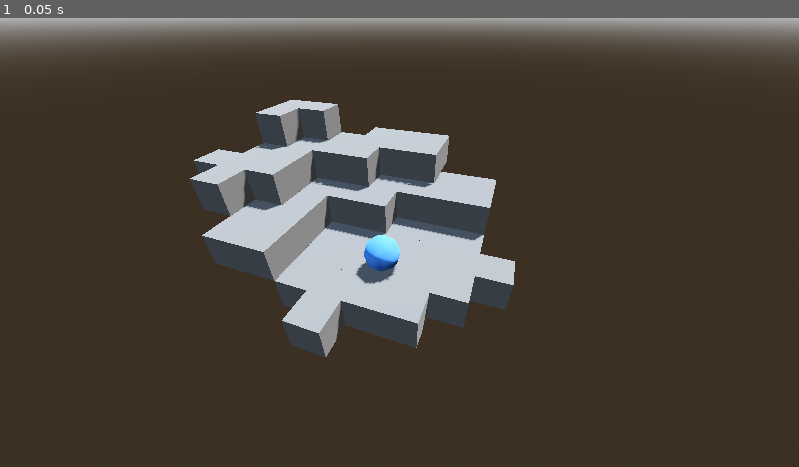
Above: before the commit, frame 1.
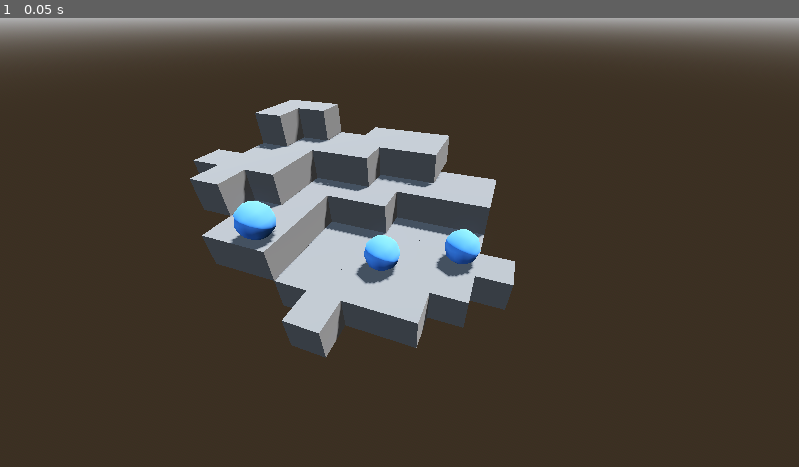
Above: after the commit, the same moment.

Repository: kmichalikk/last-camp-game
Game: Godot game, scene res://world.tscn
Two runs of this game, one before a commit and one after it. Both use one fixed random seed, a clock stepped at 60 frames per second and the inputs below.
Inputs:
- Up to frame 1 (0.05 s): no input

The runs differ from the first frame. In frame 1, 0.9% of the frame differs, in the area x 28-61%, y 40-58%.

Commit message:
add 2 players

Diff:
--- a/player.tscn
+++ b/player.tscn
@@ -1,4 +1,6 @@
 [gd_scene format=3 uid="uid://ddawamlyv4wii"]
+
+[ext_resource type="Script" uid="uid://creobtyyr8eyd" path="res://player.gd" id="1_4flbx"]
 
 [sub_resource type="SphereShape3D" id="SphereShape3D_onrkg"]
 
@@ -6,6 +8,7 @@
 albedo_color = Color(0.28611368, 0.55876154, 1, 1)
 
 [node name="Player" type="AnimatableBody3D" unique_id=1513608525]
+script = ExtResource("1_4flbx")
 
 [node name="CollisionShape3D" type="CollisionShape3D" parent="." unique_id=746465049]
 shape = SubResource("SphereShape3D_onrkg")
--- a/world.tscn
+++ b/world.tscn
@@ -1,7 +1,6 @@
 [gd_scene format=3 uid="uid://b85qxlntn56gl"]
 
 [ext_resource type="PackedScene" uid="uid://ddawamlyv4wii" path="res://player.tscn" id="1_f3sb7"]
-[ext_resource type="Script" uid="uid://creobtyyr8eyd" path="res://player.gd" id="2_fj7yv"]
 [ext_resource type="PackedScene" uid="uid://cvx2ghg0lj2pl" path="res://rocks_1.tscn" id="4_036b0"]
 [ext_resource type="Script" uid="uid://cq2l18duq1drb" path="res://game_state.gd" id="4_aqk2v"]
 [ext_resource type="PackedScene" uid="uid://fiegi28l5lg5" path="res://rocks_2.tscn" id="4_dwbse"]
@@ -35,10 +34,6 @@
 
 [node name="Camera3D" type="Camera3D" parent="." unique_id=1800993504]
 transform = Transform3D(0.9402684, -0.21054728, 0.2675167, 0, 0.78581065, 0.6184672, -0.34043404, -0.58152515, 0.7388729, 2.5063229, 6.1238127, 5.5275164)
-
-[node name="Player" parent="." unique_id=1513608525 instance=ExtResource("1_f3sb7")]
-transform = Transform3D(1, 0, 0, 0, 1, 0, 0, 0, 1, 0, 1, 0)
-script = ExtResource("2_fj7yv")
 
 [node name="Rocks" type="Node3D" parent="." unique_id=1795541474]
 
@@ -74,3 +69,12 @@
 
 [node name="Node3D8" parent="Rocks" unique_id=2034519563 instance=ExtResource("4_036b0")]
 transform = Transform3D(1, 0, 0, 0, 1, 0, 0, 0, 1, -5, 2, -1)
+
+[node name="Player1" parent="." unique_id=1513608525 instance=ExtResource("1_f3sb7")]
+transform = Transform3D(1, 0, 0, 0, 1, 0, 0, 0, 1, 0, 1, 0)
+
+[node name="Player2" parent="." unique_id=328821560 instance=ExtResource("1_f3sb7")]
+transform = Transform3D(1, 0, 0, 0, 1, 0, 0, 0, 1, -3, 2, 1)
+
+[node name="Player3" parent="." unique_id=507396919 instance=ExtResource("1_f3sb7")]
+transform = Transform3D(1, 0, 0, 0, 1, 0, 0, 0, 1, 2, 1, -1)
